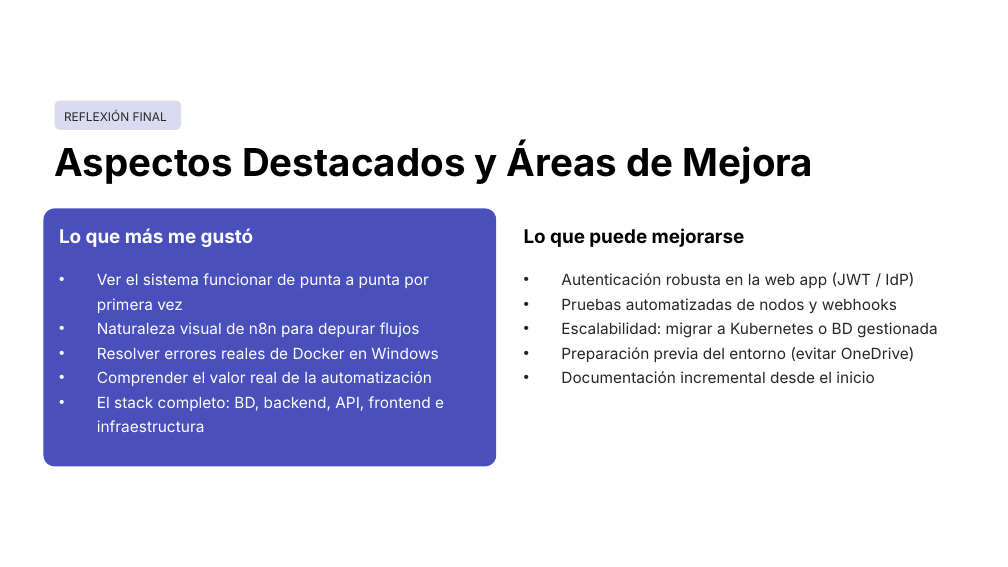
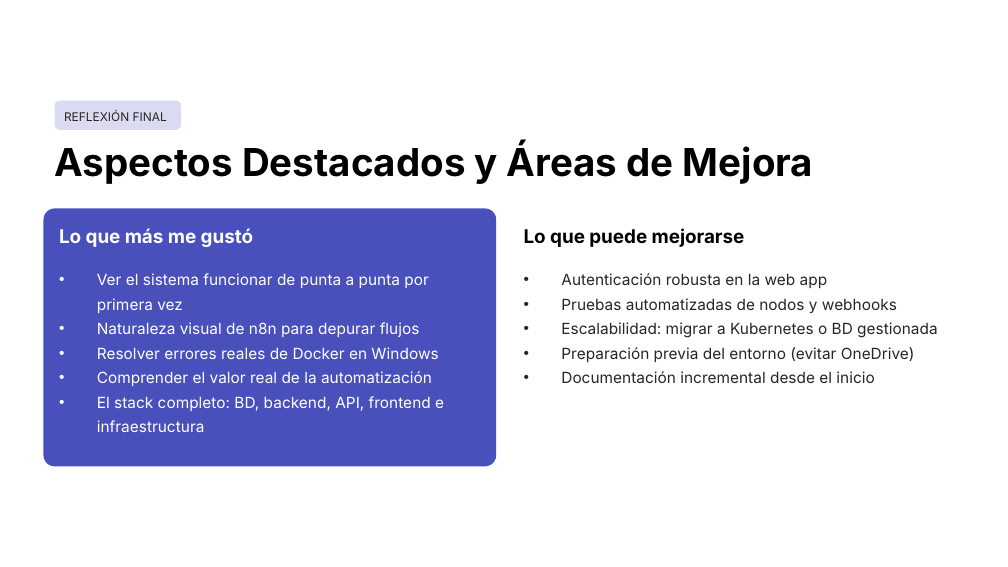
Before and after one commit to AlexPAXL/SystemaAuto_Analisisi, a slide deck: slide 9 of DOC/AcademicFlow-v10.pptx. Drawn at 1008x567 pixels with LibreOffice and Linux fonts; fonts in the diff are those of the drawing; background and template pictures are left out. Boxes give left, top, right and bottom in pixels: in the first picture for what was removed or moved away, otherwise in the second. Text is boxed around its words. In the diff, an @@ line names an element or a change of style, - is before the commit and + after.

```diff
--- a/DOC/AcademicFlow-v10.pptx
+++ b/DOC/AcademicFlow-v10.pptx
@@ text at [561,273,828,288]: text changed @@
-• Autenticación robusta en la web app (JWT / IdP)
+• Autenticación robusta en la web app
```
Also in this commit, not shown: 3 other slides changed.
